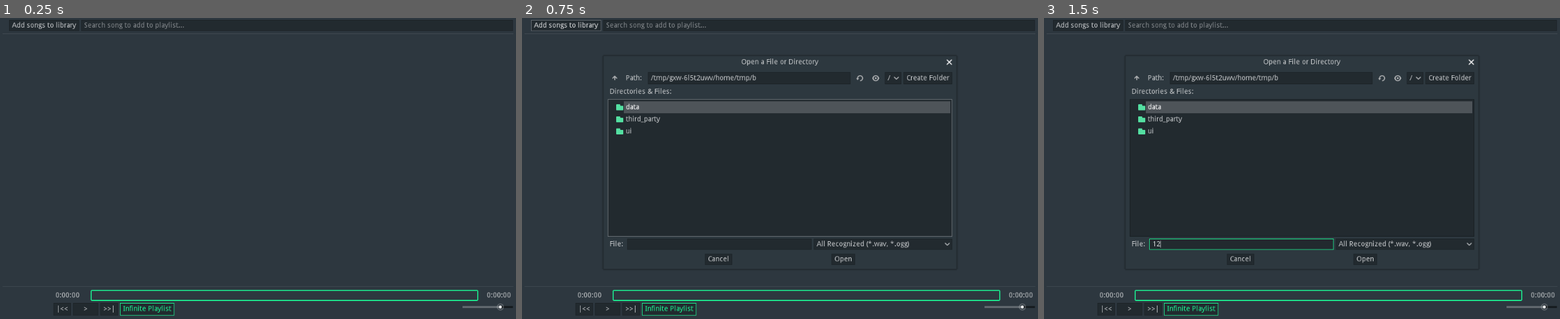
Above: before the commit, frames 1-3 (left to right).
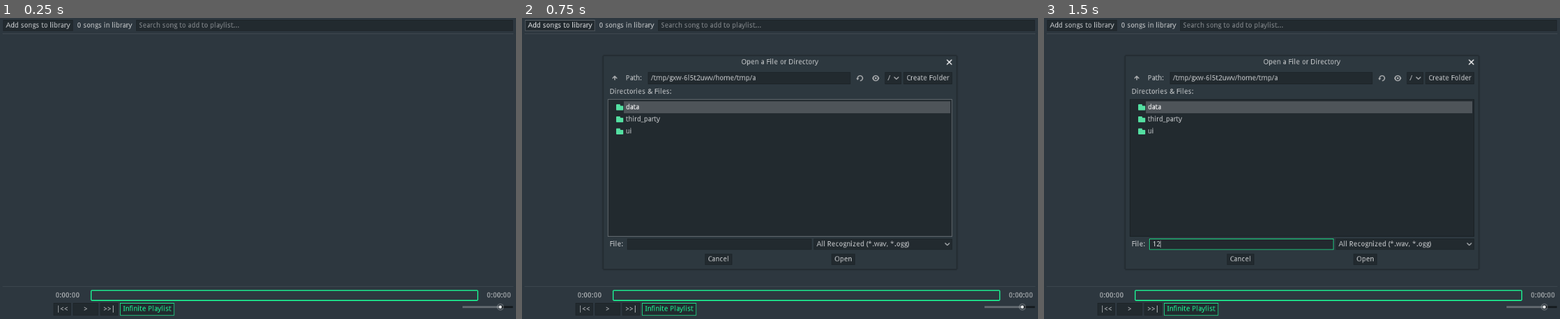
Above: after the commit, the same moments.

Repository: Wcubed/simple_music_player
Game: Godot game, scene res://ui/main.tscn
Same seed, same stepped clock (60 frames per second), same inputs: the game is played once before the commit and once after it.
Inputs (mouse positions are in pixels of both pictures, inside the frame that each line leads up to):
- Up to frame 1 (0.25 s): no input
- Up to frame 2 (0.75 s): click "Add songs to library" at 0.5 s
- Up to frame 3 (1.5 s): click (1240, 243) at 1.27 s; type "12" at 1.35 s

The runs differ from the first frame. In frame 1, 0.4% of the frame differs, in the area x 1-47%, y 1-4%; in frame 2, 0.4%, in the area x 0-47%, y 0-21%; in frame 3, 0.4%.
Error before the commit: Invalid call. Nonexistent function 'get_song_count' in base 'Node (library.gd)'. (res://ui/main.gd:37)

Commit message:
* Swapped add button and song counter.

Diff:
--- a/data/library.gd
+++ b/data/library.gd
@@ -18,6 +18,10 @@
 
 func _ready():
 	pass
+
+
+func get_song_count() -> int:
+	return _songs.size()
 
 
 func get_song_by_id(id: int) -> Object:
--- a/ui/main.tscn
+++ b/ui/main.tscn
@@ -58,8 +58,8 @@
 resizable = true
 mode = 3
 access = 2
-current_dir = "/media/data/WybeData/Projects/Godot/Programs/simple_music_player"
-current_path = "/media/data/WybeData/Projects/Godot/Programs/simple_music_player/"
+current_dir = "/media/data/WybeData/Library/Music/youtube-dl"
+current_path = "/media/data/WybeData/Library/Music/youtube-dl/"
 
 [connection signal="cover_image_loaded" from="Library" to="." method="_on_Library_cover_image_loaded"]
 [connection signal="songs_added" from="Library" to="Playlist" method="_on_songs_added_to_library"]
--- a/ui/playlist_ui.tscn
+++ b/ui/playlist_ui.tscn
@@ -15,18 +15,18 @@
 margin_right = 1024.0
 margin_bottom = 22.0
 
+[node name="AddSongButton" type="Button" parent="HBoxContainer"]
+margin_right = 139.0
+margin_bottom = 22.0
+text = "Add songs to library"
+
 [node name="SongCountLabel" type="Label" parent="HBoxContainer"]
-margin_right = 8.0
+margin_left = 143.0
+margin_right = 151.0
 margin_bottom = 22.0
 __meta__ = {
 "_edit_use_anchors_": false
 }
-
-[node name="AddSongButton" type="Button" parent="HBoxContainer"]
-margin_left = 12.0
-margin_right = 151.0
-margin_bottom = 22.0
-text = "Add songs to library"
 
 [node name="SearchLibraryEntry" type="LineEdit" parent="HBoxContainer"]
 margin_left = 155.0
Not shown, changed: .gitignore
Not shown, changed: LICENSE
Not shown, changed: README.md
